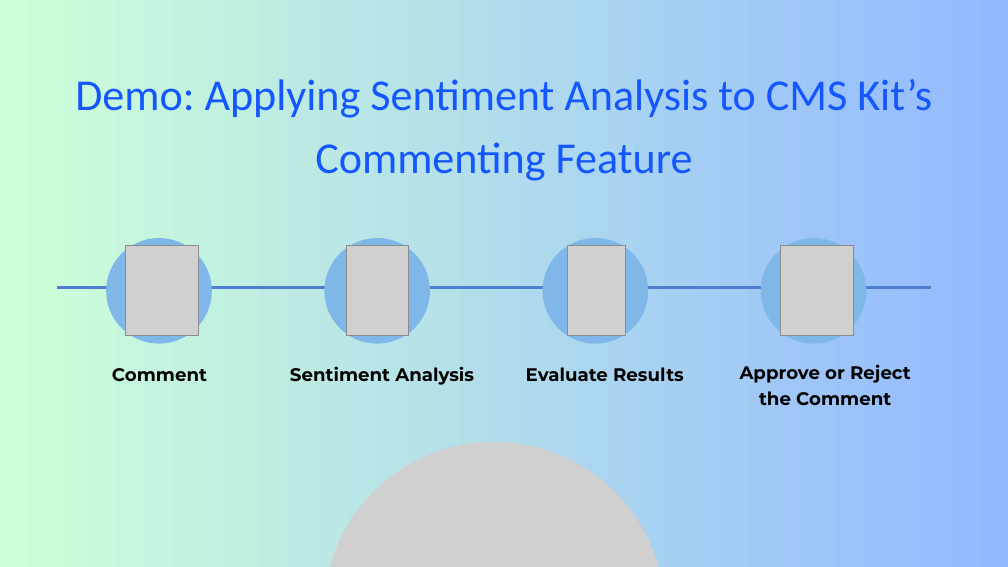
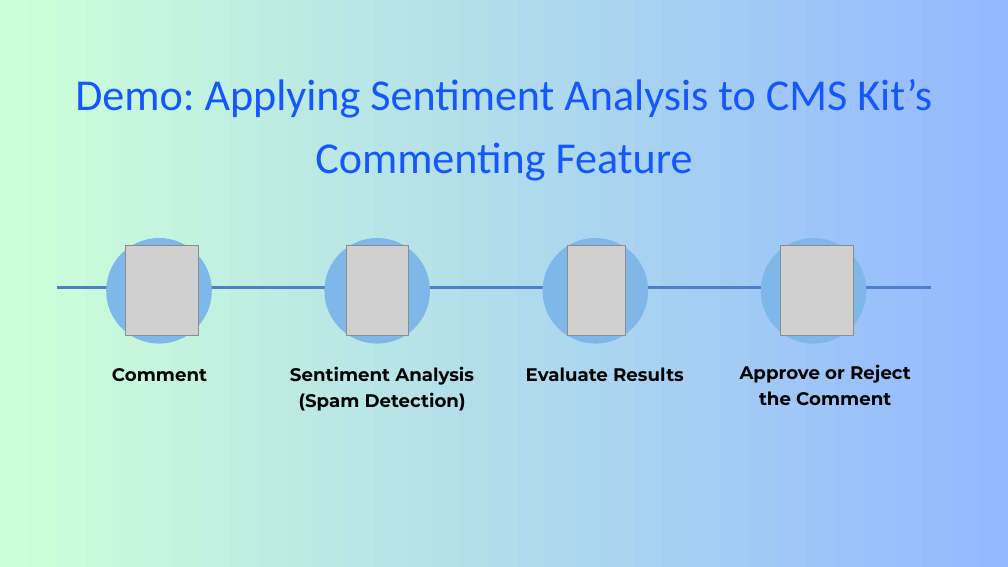
Before and after one commit to EngincanV/presentations, a slide deck: slide 7 of ABP/Dotnet-Conf-2024/Sentiment-Analysis-in-NET.pptx (slide 6 before the commit). Drawn at 1008x567 pixels with LibreOffice and Linux fonts; fonts in the diff are those of the drawing; grey boxes stand for pictures. Boxes give left, top, right and bottom in pixels: in the first picture for what was removed or moved away, otherwise in the second. Text is boxed around its words. In the diff, an @@ line names an element or a change of style, - is before the commit and + after.

```diff
--- a/ABP/Dotnet-Conf-2024/Sentiment-Analysis-in-NET.pptx
+++ b/ABP/Dotnet-Conf-2024/Sentiment-Analysis-in-NET.pptx
@@ picture removed at (x1=254, y1=372, x2=734, y2=567) @@
@@ text at (x1=299, y1=392, x2=466, y2=411): paragraph added @@
+(Spam Detection)
```
Also in this commit, not shown: 2 other slides changed, 1 slide added, 1 other file.
